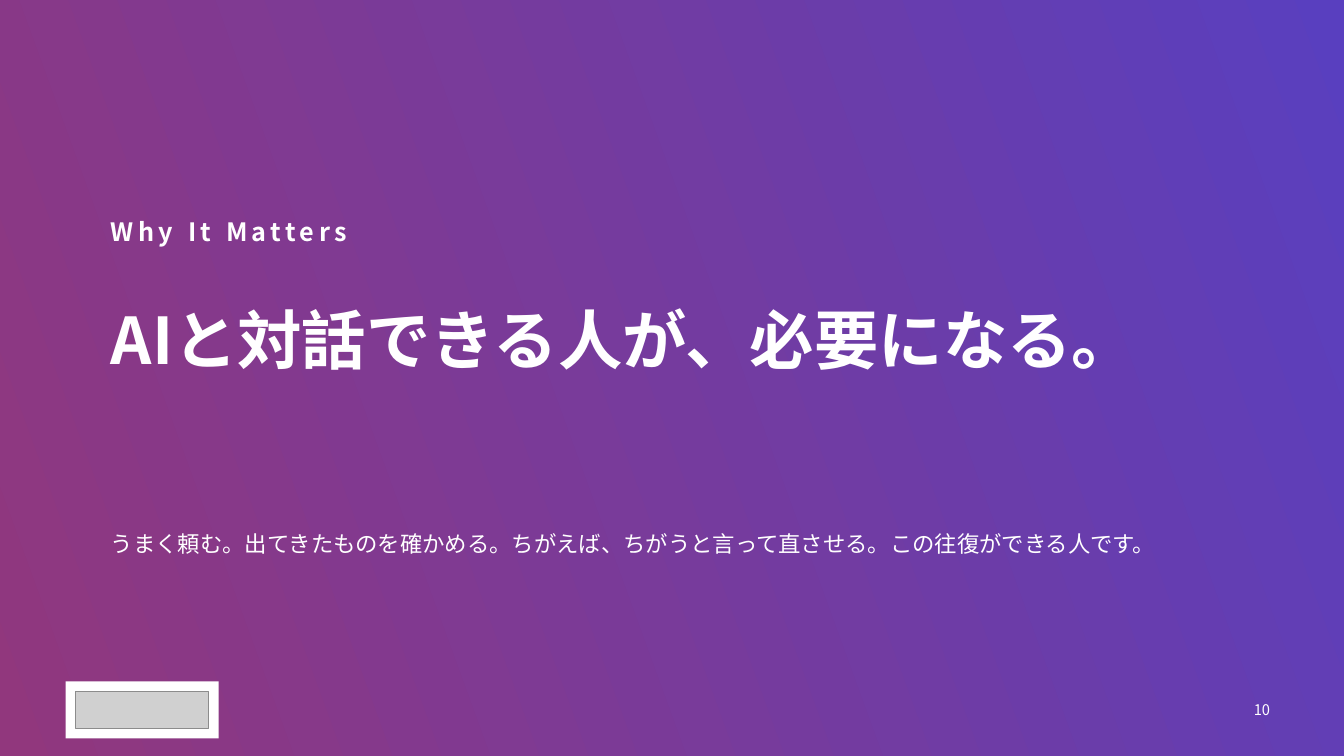
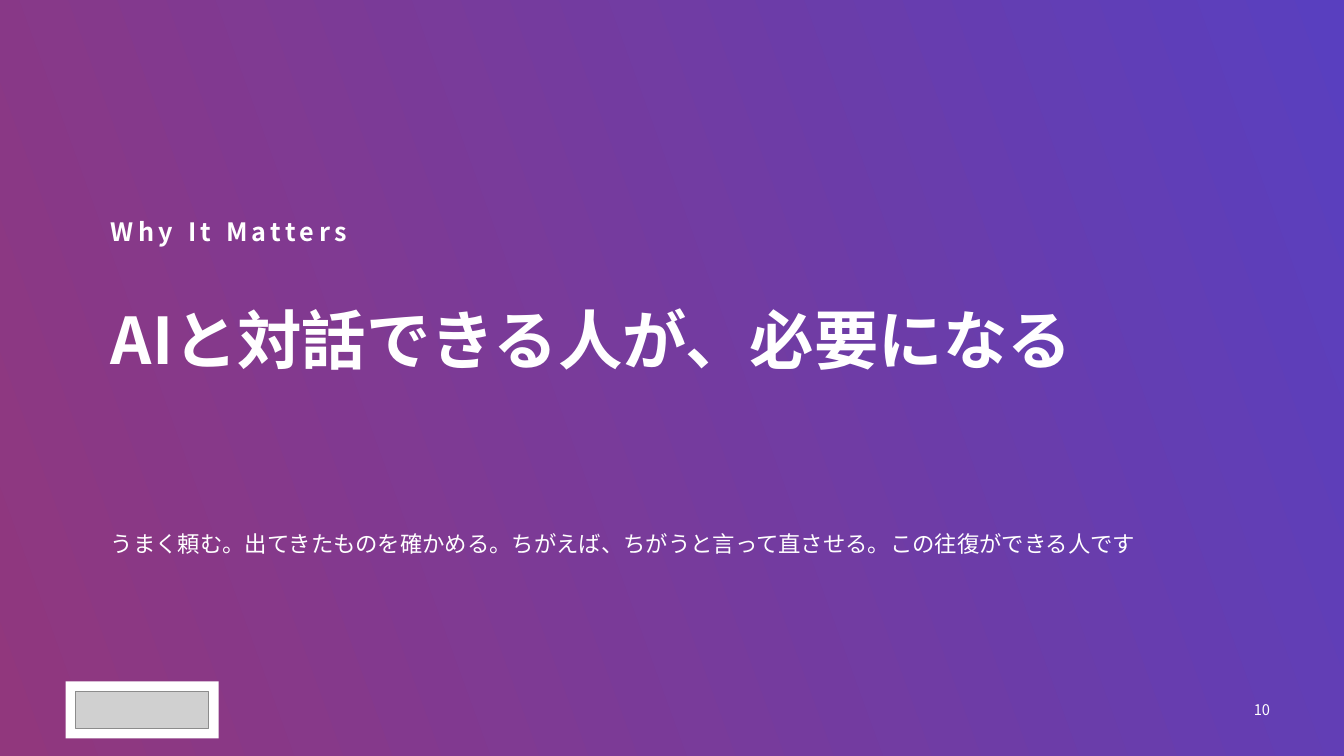
Before and after one commit to yutakaJssst/narashino-visit-2, a slide deck: slide 10 of slides/nichinara20260908.pptx. Drawn at 1344x756 pixels with LibreOffice and Linux fonts; fonts in the diff are those of the drawing; grey boxes stand for pictures. Boxes give left, top, right and bottom in pixels: in the first picture for what was removed or moved away, otherwise in the second. Text is boxed around its words. In the diff, an @@ line names an element or a change of style, - is before the commit and + after.

```diff
--- a/slides/nichinara20260908.pptx
+++ b/slides/nichinara20260908.pptx
@@ text at [111, 308, 1072, 370]: text changed @@
-AIと対話できる人が、必要になる。
+AIと対話できる人が、必要になる
@@ text at [111, 533, 1135, 554]: text changed @@
-うまく頼む。出てきたものを確かめる。ちがえば、ちがうと言って直させる。この往復ができる人です。
+うまく頼む。出てきたものを確かめる。ちがえば、ちがうと言って直させる。この往復ができる人です
```
Also in this commit, not shown: 15 other slides changed, 2 other files.
